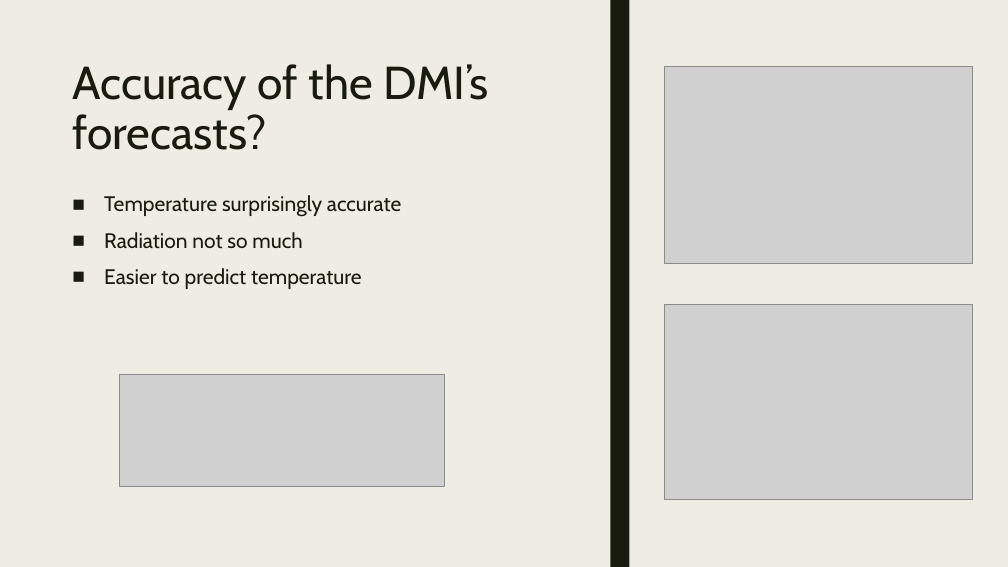
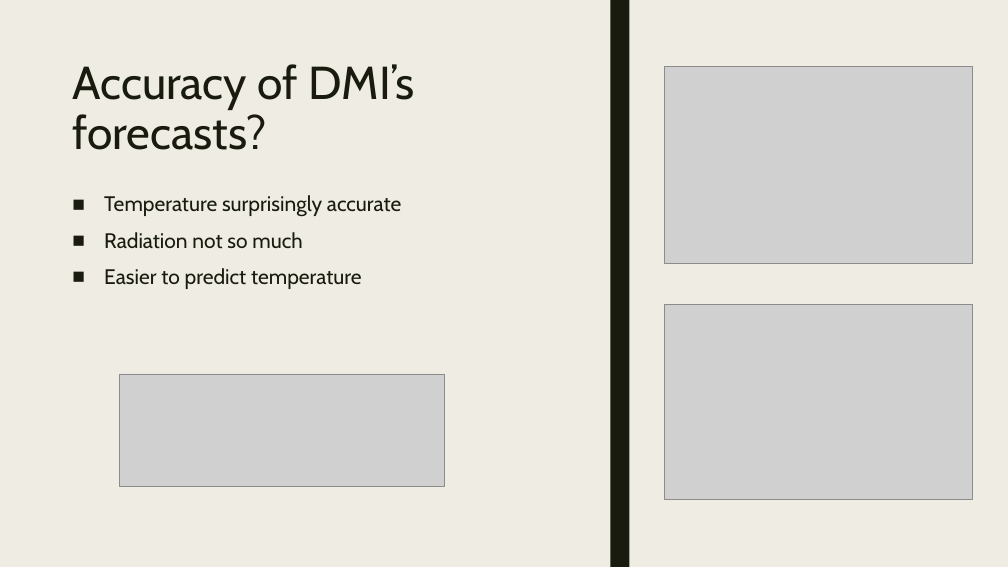
Before and after one commit to mathh17/Speciale, a slide deck: slide 6 of Exploring climate data’s relevance to predict energy consumption.pptx. Drawn at 1008x567 pixels with LibreOffice and Linux fonts; fonts in the diff are those of the drawing; grey boxes stand for pictures. Boxes give left, top, right and bottom in pixels: in the first picture for what was removed or moved away, otherwise in the second. Text is boxed around its words. In the diff, an @@ line names an element or a change of style, - is before the commit and + after.

```diff
--- a/Exploring climate data’s relevance to predict energy consumption.pptx
+++ b/Exploring climate data’s relevance to predict energy consumption.pptx
@@ title at [72,64,415,150]: text changed @@
-Accuracy of the DMI’s forecasts?
+Accuracy of DMI’s forecasts?
```
Also in this commit, not shown: 6 other slides changed, 1 slide removed, 2 other files.
